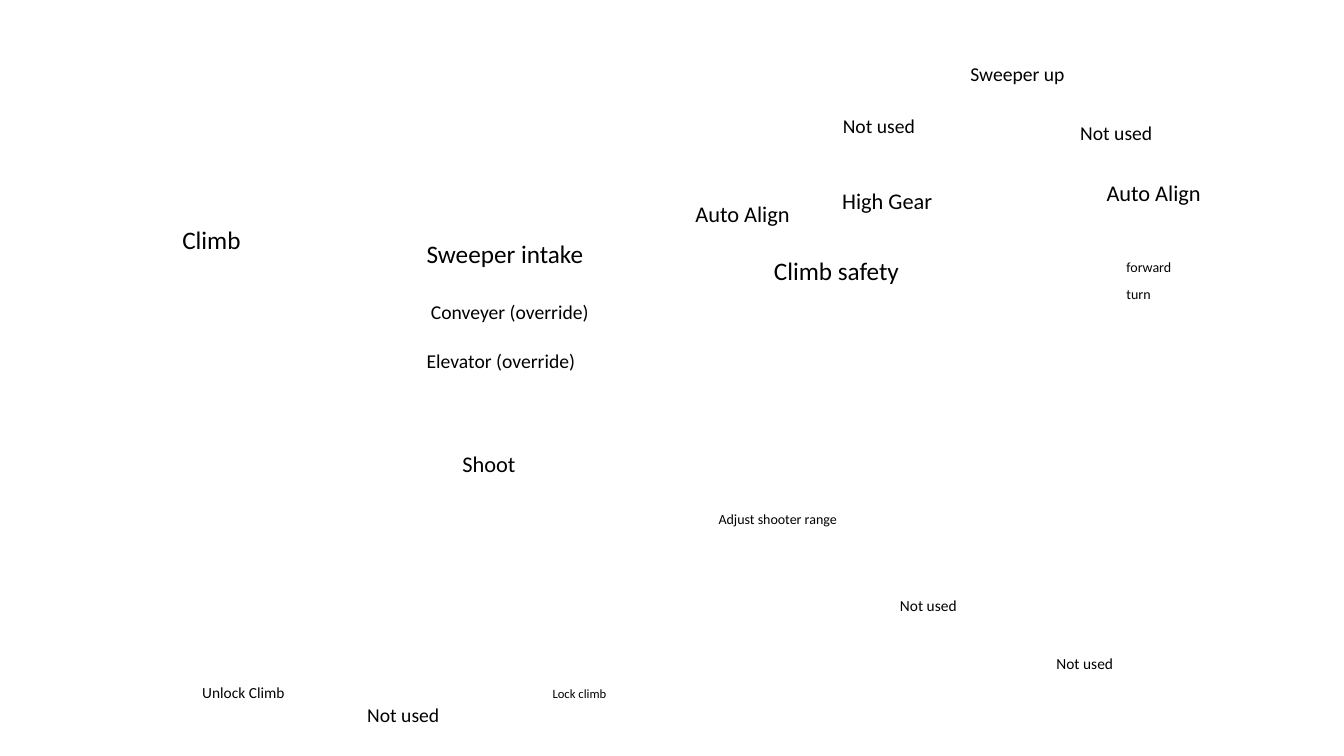
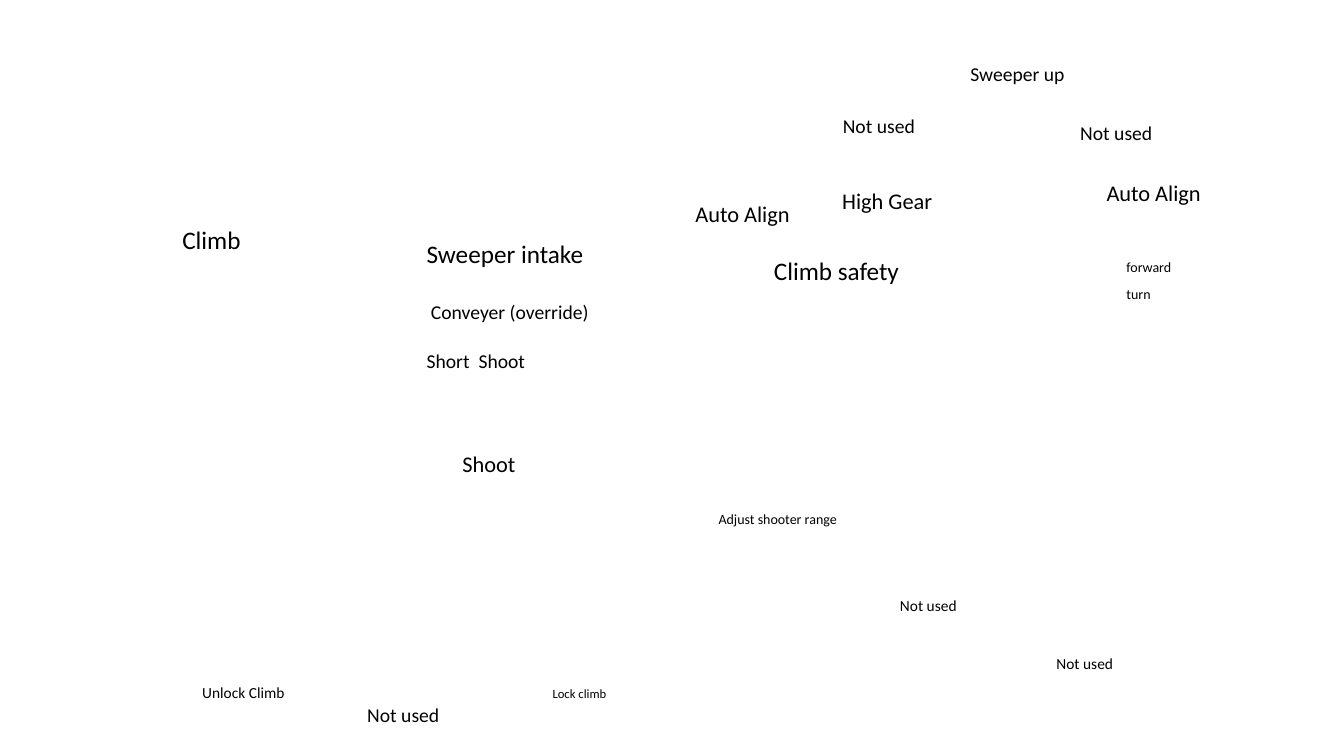
Before and after one commit to FRC7224/FRC2022J, a slide deck: slide 1 of Controls.pptx. Drawn at 1344x756 pixels with LibreOffice and Linux fonts; fonts in the diff are those of the drawing; background and template pictures are left out. Boxes give left, top, right and bottom in pixels: in the first picture for what was removed or moved away, otherwise in the second. Text is boxed around its words. In the diff, an @@ line names an element or a change of style, - is before the commit and + after.

```diff
--- a/Controls.pptx
+++ b/Controls.pptx
@@ text at [427, 354, 526, 368]: text changed @@
-Elevator (override)
+Short Shoot
```
Also in this commit, not shown: 6 other files.
